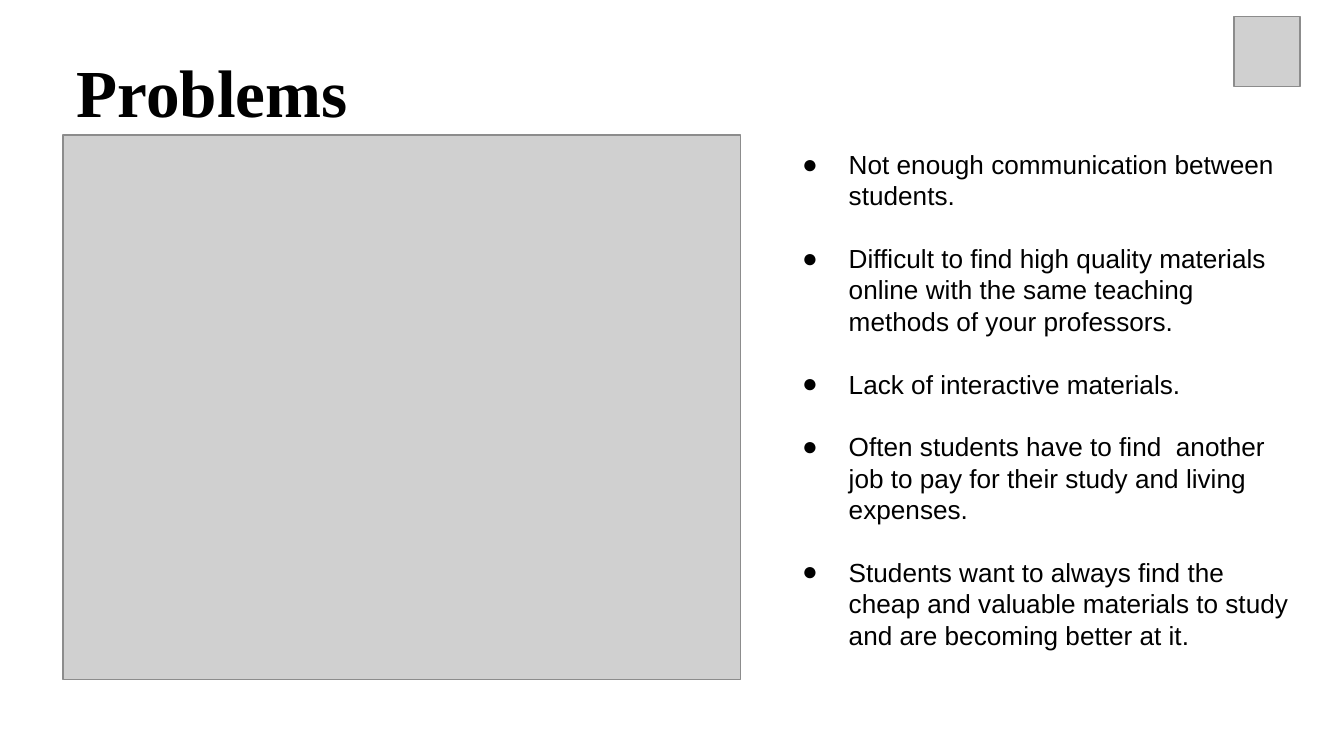
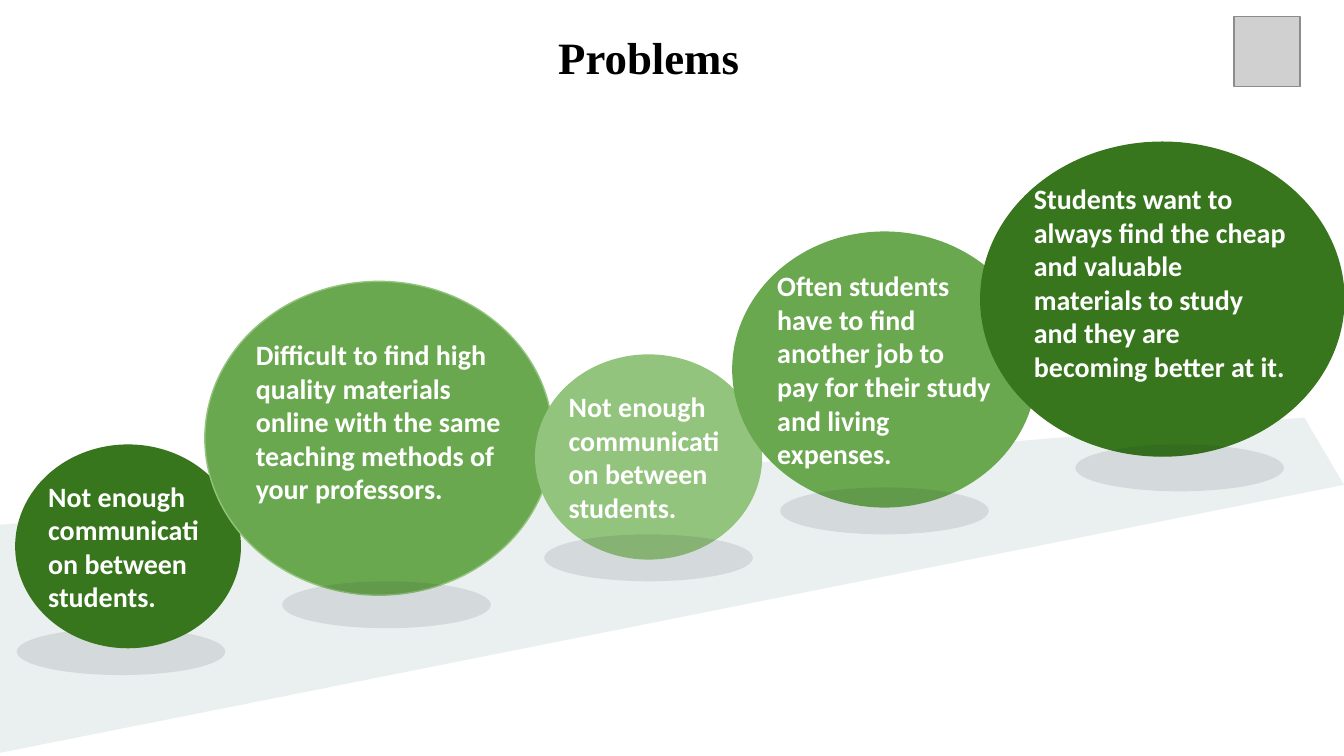
Before and after one commit to andreaardenti/Stusmart2, a slide deck: slide 3 of files/Final_Pitch.pptx. Drawn at 1344x756 pixels with LibreOffice and Linux fonts; fonts in the diff are those of the drawing; grey boxes stand for pictures. Boxes give left, top, right and bottom in pixels: in the first picture for what was removed or moved away, otherwise in the second. Text is boxed around its words. In the diff, an @@ line names an element or a change of style, - is before the commit and + after.

Commit message:
Updated pitch

```diff
--- a/files/Final_Pitch.pptx
+++ b/files/Final_Pitch.pptx
@@ title "Problems" moved from (x1=77, y1=70, x2=348, y2=118) to (x1=558, y1=43, x2=739, y2=75) @@
@@ title "Problems" at (x1=558, y1=43, x2=739, y2=75): size 36 to 24 pt; alignment left to centre @@
@@ picture removed at (x1=63, y1=134, x2=741, y2=679) @@
@@ ellipse added at (x1=981, y1=142, x2=1344, y2=457), fill #38761D, outline #38761D 0.75 pt, 15 pt, text #FFFFFF, bold @@
+Students want to always find the cheap and valuable materials to study and they are becoming better at it.
@@ text removed at (x1=849, y1=155, x2=1288, y2=650) @@
-● Not enough communication between students.
-● Difficult to find high quality materials online with the same teaching methods of your professors.
-● Lack of interactive materials.
-● Often students have to find another job to pay for their study and living expenses.
-● Students want to always find the cheap and valuable materials to study and are becoming better at it.
@@ ellipse added at (x1=732, y1=233, x2=1036, y2=507), fill #6AA84F, outline #6AA84F 0.75 pt, 15 pt, text #FFFFFF, bold @@
+Often students have to find another job to pay for their study and living expenses.
@@ ellipse added at (x1=204, y1=281, x2=552, y2=595), fill #6AA84F, outline #93C47D 0.75 pt, 15 pt, text #FFFFFF, bold @@
+Difficult to find high quality materials online with the same teaching methods of your professors.
@@ ellipse added at (x1=536, y1=355, x2=762, y2=559), fill #93C47D, outline #93C47D 0.75 pt, 15 pt, text #FFFFFF, bold @@
+Not enough communication between students.
@@ freeform shape added at (x1=0, y1=418, x2=1344, y2=756), fill #EAF0F0 @@
@@ ellipse added at (x1=15, y1=445, x2=241, y2=649), fill #38761D, 15 pt, text #FFFFFF, bold @@
+Not enough communication between students.
@@ ellipse added at (x1=1075, y1=445, x2=1284, y2=492), fill #17212B at 10% opacity @@
@@ ellipse added at (x1=780, y1=488, x2=988, y2=535), fill #17212B at 10% opacity @@
@@ ellipse added at (x1=544, y1=535, x2=753, y2=582), fill #17212B at 10% opacity @@
@@ ellipse added at (x1=282, y1=582, x2=491, y2=629), fill #17212B at 10% opacity @@
@@ ellipse added at (x1=16, y1=628, x2=224, y2=675), fill #17212B at 10% opacity @@
```
Also in this commit, not shown: 10 other slides changed, 1 slide added, 1 slide removed.
